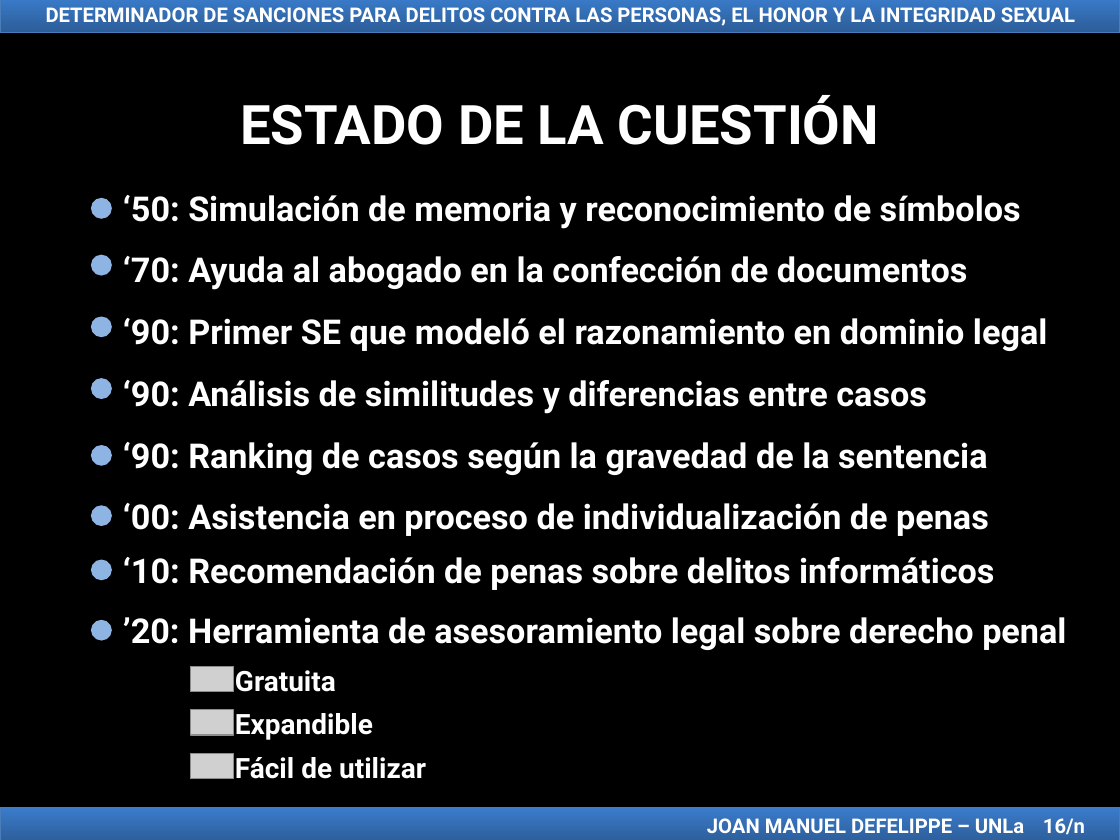
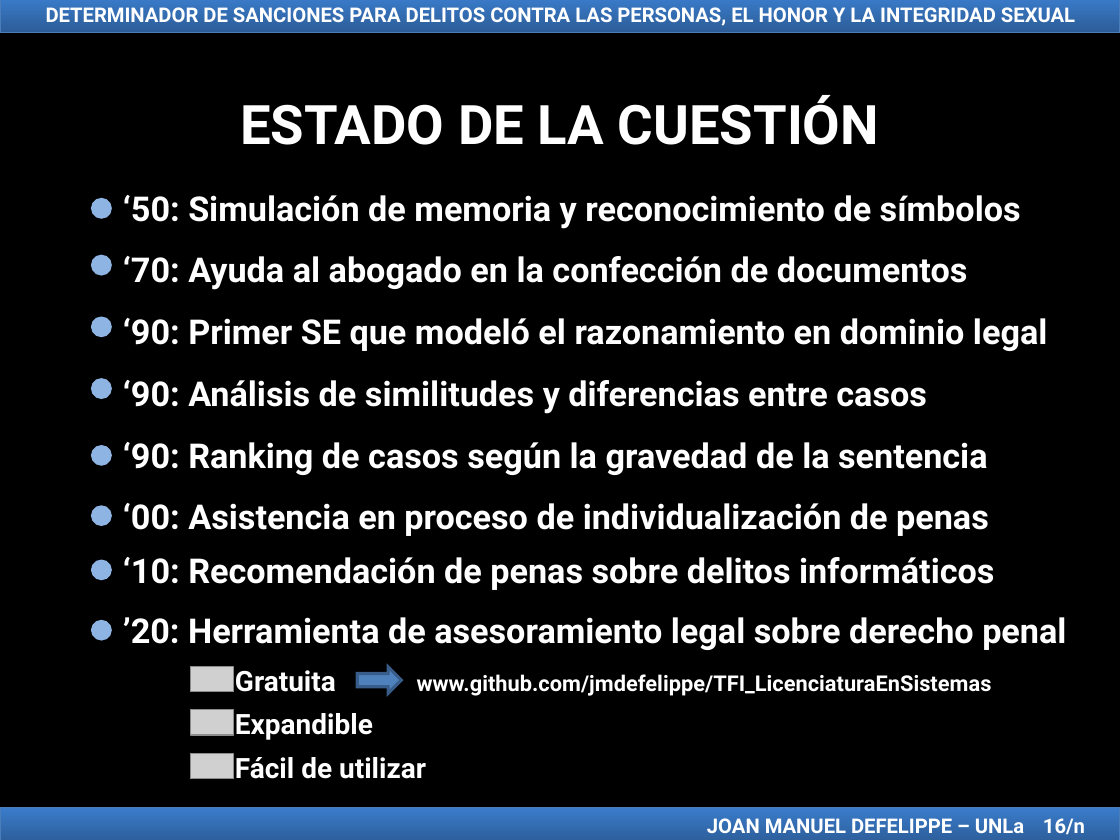
Before and after one commit to jmdefelippe/TFI_LicenciaturaEnSistemas, a slide deck: slide 16 of TFI Presentación Joan Manuel Defelippe.ppt. Drawn at 1120x840 pixels with LibreOffice and Linux fonts; fonts in the diff are those of the drawing; grey boxes stand for pictures. Boxes give left, top, right and bottom in pixels: in the first picture for what was removed or moved away, otherwise in the second. Text is boxed around its words. In the diff, an @@ line names an element or a change of style, - is before the commit and + after.

```diff
--- a/TFI Presentación Joan Manuel Defelippe.ppt
+++ b/TFI Presentación Joan Manuel Defelippe.ppt
@@ text at (x1=235, y1=670, x2=992, y2=696): text changed; size 18 to 14 pt @@
-Gratuita
+Gratuita www.github.com/jmdefelippe/TFI_LicenciaturaEnSistemas
@@ right arrow added at (x1=357, y1=666, x2=401, y2=693), fill #4F81BD, outline #385D8A 2.01 pt @@
```
Also in this commit, not shown: 3 other slides changed.
